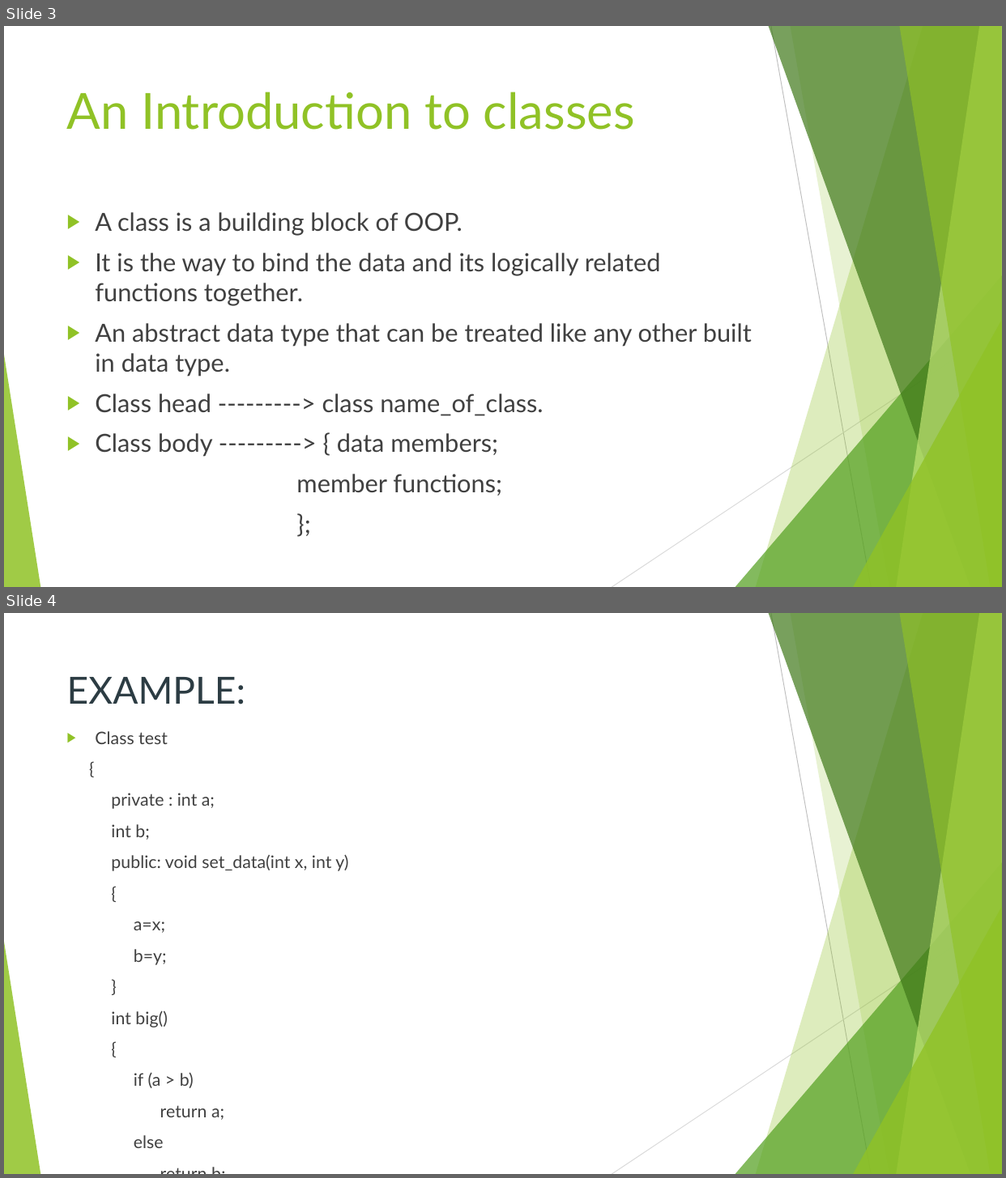
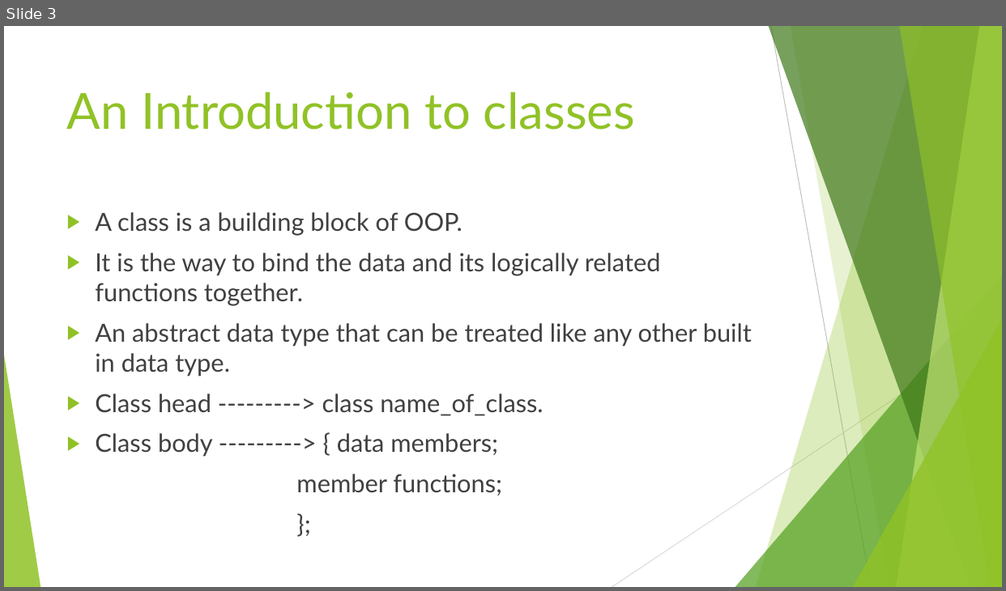
Before and after one commit to shivamsingh7455/DataStructure, a slide deck: Presentation 1.pptx. Shown one above the other, each under a label of ours: slides 3 and 4 before the commit, slide 3 after it. The pictures are 1006x1178 and 1006x591 pixels, drawn with LibreOffice and Linux fonts; fonts in the diff are those of the drawing. Boxes give left, top, right and bottom in pixels: in the first picture for what was removed or moved away, otherwise in the second. Text is boxed around its words. In the diff, an @@ line names an element or a change of style, - is before the commit and + after.

```diff
--- a/Presentation 1.pptx
+++ b/Presentation 1.pptx
@@ slide 4 removed at box(4, 613, 1002, 1174), background #FFFFFF; not listed: 10 template elements that a slide beside it also shows @@
@@ title removed at box(67, 677, 245, 705) @@
-EXAMPLE:
@@ text removed at box(95, 731, 348, 1148) @@
-▶ Class test
-{
-private : int a;
-int b;
-public: void set_data(int x, int y)
-{
-a=x;
-b=y;
-}
-int big()
-{
-if (a > b)
-return a;
-else
-return b;
-}
-}
```
Also in this commit, not shown: 5 slides changed, 3 slides added, 1 other slide removed.
